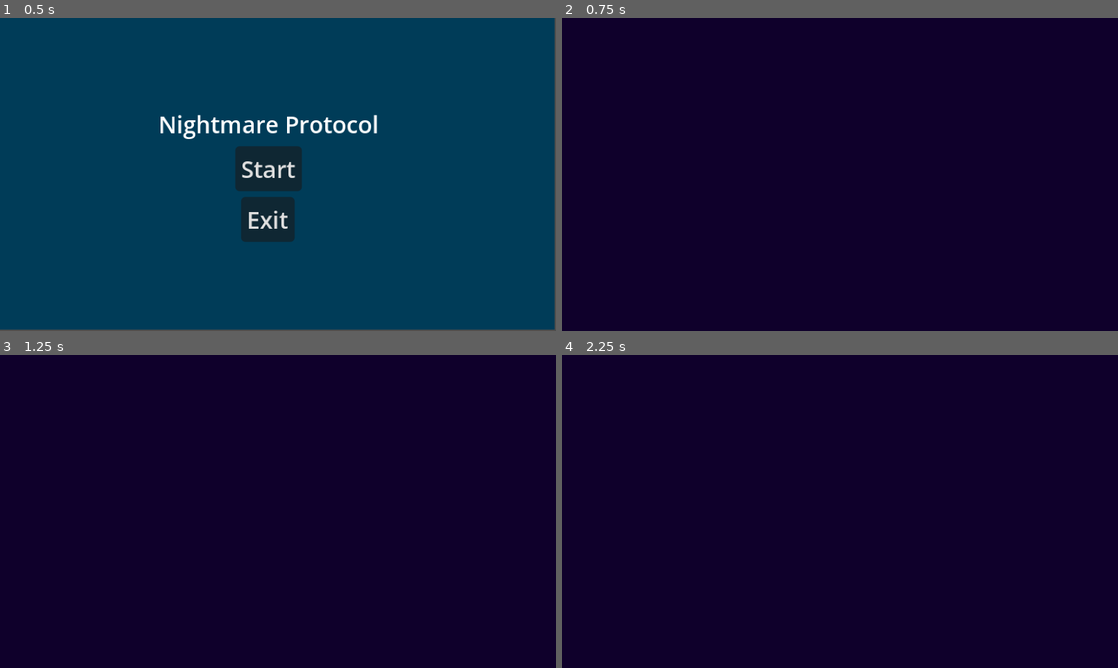
Above: before the commit, frames 1-4 (two rows, left to right).
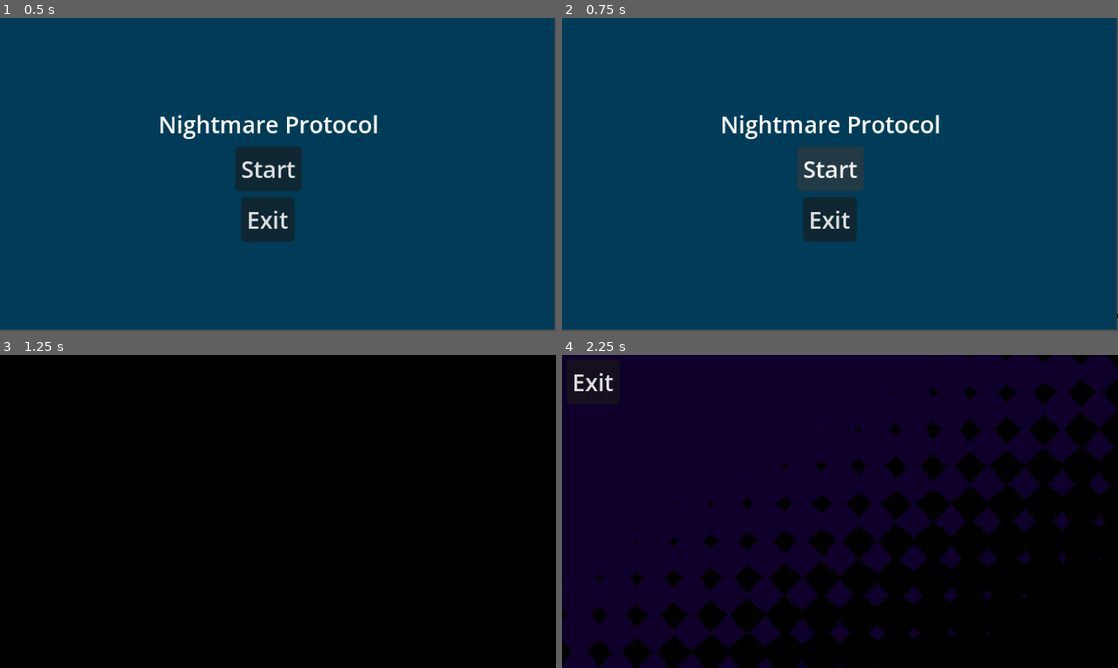
Above: after the commit, the same moments.

Repository: Chebrbober/nightmare-protocol
Game: Godot game, scene res://scenes/main_menu.tscn
Two runs of this game, one before a commit and one after it. Both use one fixed random seed, a clock stepped at 60 frames per second and the inputs below.
Inputs (mouse positions are in pixels of both pictures, inside the frame that each line leads up to):
- Up to frame 1 (0.5 s): no input
- Up to frame 2 (0.75 s): click "Start" at 0.5 s
- Up to frame 3 (1.25 s): no input
- Up to frame 4 (2.25 s): click (828, 505) at 1.25 s, where only the run after the commit has a clickable "Start"; tap Enter at 2 s

Frame 1 is identical in both runs. In frame 2, 100% of the frame differs, in the area x 0-100%, y 0-100%; in frame 3, 100%; in frame 4, 37%.

Commit message:
Add scene manager with shader transition. Add game scene with exit button

Diff:
--- a/project.godot
+++ b/project.godot
@@ -13,7 +13,10 @@
 config/name="Nightmare Protocol"
 run/main_scene="uid://bp1h6blk4xqvd"
 config/features=PackedStringArray("4.6", "Forward Plus")
-config/icon="res://icon.svg"
+
+[autoload]
+
+scene_manager="*uid://bav5qadn7jau"
 
 [display]
 
--- a/scenes/game.tscn
+++ b/scenes/game.tscn
@@ -1,11 +1,44 @@
 [gd_scene format=3 uid="uid://c0awy1wjbsw60"]
+
+[ext_resource type="Script" uid="uid://kqcvrhntbqac" path="res://scripts/game.gd" id="1_uwrxv"]
 
 [sub_resource type="CanvasTexture" id="CanvasTexture_8cj0n"]
 
-[node name="Game" type="Node2D" unique_id=755915402]
+[node name="Game" type="Control" unique_id=1964283767]
+layout_mode = 3
+anchors_preset = 15
+anchor_right = 1.0
+anchor_bottom = 1.0
+grow_horizontal = 2
+grow_vertical = 2
+script = ExtResource("1_uwrxv")
 
 [node name="TextureRect" type="TextureRect" parent="." unique_id=1469479735]
 modulate = Color(0.05882353, 0, 0.16862746, 1)
-offset_right = 384.0
-offset_bottom = 216.0
+layout_mode = 1
+anchors_preset = 15
+anchor_right = 1.0
+anchor_bottom = 1.0
+grow_horizontal = 2
+grow_vertical = 2
 texture = SubResource("CanvasTexture_8cj0n")
+
+[node name="MarginContainer" type="MarginContainer" parent="." unique_id=374527495]
+layout_mode = 1
+anchors_preset = 15
+anchor_right = 1.0
+anchor_bottom = 1.0
+grow_horizontal = 2
+grow_vertical = 2
+theme_override_constants/margin_left = 3
+theme_override_constants/margin_top = 3
+theme_override_constants/margin_right = 3
+theme_override_constants/margin_bottom = 3
+
+[node name="Button" type="Button" parent="MarginContainer" unique_id=1011461480]
+layout_mode = 2
+size_flags_horizontal = 0
+size_flags_vertical = 0
+text = "Exit"
+
+[connection signal="pressed" from="MarginContainer/Button" to="." method="_on_button_pressed"]
--- a/scenes/main_menu.tscn
+++ b/scenes/main_menu.tscn
@@ -3,7 +3,6 @@
 [ext_resource type="Script" uid="uid://l67i2tf1e6ox" path="res://scripts/main_menu.gd" id="1_l6cm7"]
 
 [sub_resource type="CanvasTexture" id="CanvasTexture_vue75"]
-specular_color = Color(0.5372549, 0.50980395, 0.19607843, 1)
 
 [node name="MainMenu" type="Control" unique_id=1652696058]
 layout_mode = 3
@@ -12,6 +11,7 @@
 anchor_bottom = 1.0
 grow_horizontal = 2
 grow_vertical = 2
+mouse_filter = 2
 script = ExtResource("1_l6cm7")
 
 [node name="Parallax2D" type="Parallax2D" parent="." unique_id=1068280625]
@@ -35,6 +35,7 @@
 offset_bottom = 23.5
 grow_horizontal = 2
 grow_vertical = 2
+mouse_filter = 2
 
 [node name="Title" type="Label" parent="VBoxContainer" unique_id=1248760650]
 layout_mode = 2
@@ -43,6 +44,7 @@
 [node name="Play" type="Button" parent="VBoxContainer" unique_id=1400133893]
 layout_mode = 2
 size_flags_horizontal = 4
+mouse_default_cursor_shape = 2
 text = "Start"
 
 [node name="Exit" type="Button" parent="VBoxContainer" unique_id=1277351685]
--- /dev/null
+++ b/scenes/scene_manager.tscn
@@ -0,0 +1,116 @@
+[gd_scene format=3 uid="uid://bav5qadn7jau"]
+
+[ext_resource type="Script" uid="uid://devbyi245a1i0" path="res://scripts/scene_manager.gd" id="1_we8k5"]
+[ext_resource type="Shader" uid="uid://budrda6nsixni" path="res://scripts/fade.gdshader" id="2_65mdo"]
+
+[sub_resource type="ShaderMaterial" id="ShaderMaterial_b81s6"]
+shader = ExtResource("2_65mdo")
+shader_parameter/progress = 0.0
+shader_parameter/reverse = true
+shader_parameter/numberOfTiles = Vector2(15, 8.4375)
+shader_parameter/pixelsPrTile = Vector2(16, 16)
+
+[sub_resource type="Animation" id="Animation_we8k5"]
+length = 0.001
+tracks/0/type = "value"
+tracks/0/imported = false
+tracks/0/enabled = true
+tracks/0/path = NodePath("TransitionColor:material:shader")
+tracks/0/interp = 1
+tracks/0/loop_wrap = true
+tracks/0/keys = {
+"times": PackedFloat32Array(0),
+"transitions": PackedFloat32Array(1),
+"update": 1,
+"values": [ExtResource("2_65mdo")]
+}
+tracks/1/type = "value"
+tracks/1/imported = false
+tracks/1/enabled = true
+tracks/1/path = NodePath("TransitionColor:material:shader_parameter/progress")
+tracks/1/interp = 1
+tracks/1/loop_wrap = true
+tracks/1/keys = {
+"times": PackedFloat32Array(0),
+"transitions": PackedFloat32Array(1),
+"update": 0,
+"values": [0.0]
+}
+tracks/2/type = "value"
+tracks/2/imported = false
+tracks/2/enabled = true
+tracks/2/path = NodePath("TransitionColor:modulate")
+tracks/2/interp = 1
+tracks/2/loop_wrap = true
+tracks/2/keys = {
+"times": PackedFloat32Array(0),
+"transitions": PackedFloat32Array(1),
+"update": 0,
+"values": [Color(1, 1, 1, 0)]
+}
+
+[sub_resource type="Animation" id="Animation_65mdo"]
+resource_name = "transition"
+step = 1.0
+tracks/0/type = "value"
+tracks/0/imported = false
+tracks/0/enabled = true
+tracks/0/path = NodePath("TransitionColor:material:shader")
+tracks/0/interp = 1
+tracks/0/loop_wrap = true
+tracks/0/keys = {
+"times": PackedFloat32Array(0),
+"transitions": PackedFloat32Array(1),
+"update": 1,
+"values": [ExtResource("2_65mdo")]
+}
+tracks/1/type = "value"
+tracks/1/imported = false
+tracks/1/enabled = true
+tracks/1/path = NodePath("TransitionColor:material:shader_parameter/progress")
+tracks/1/interp = 1
+tracks/1/loop_wrap = true
+tracks/1/keys = {
+"times": PackedFloat32Array(0, 0.6),
+"transitions": PackedFloat32Array(1, 1),
+"update": 0,
+"values": [1.0, 0.0]
+}
+tracks/2/type = "value"
+tracks/2/imported = false
+tracks/2/enabled = true
+tracks/2/path = NodePath("TransitionColor:modulate")
+tracks/2/interp = 0
+tracks/2/loop_wrap = true
+tracks/2/keys = {
+"times": PackedFloat32Array(0),
+"transitions": PackedFloat32Array(1),
+"update": 0,
+"values": [Color(1, 1, 1, 1)]
+}
+
+[sub_resource type="AnimationLibrary" id="AnimationLibrary_b81s6"]
+_data = {
+&"RESET": SubResource("Animation_we8k5"),
+&"transition": SubResource("Animation_65mdo")
+}
+
+[node name="SceneManager" type="CanvasLayer" unique_id=616340019]
+process_mode = 3
+layer = 4
+script = ExtResource("1_we8k5")
+
+[node name="TransitionColor" type="ColorRect" parent="." unique_id=650511378]
+modulate = Color(1, 1, 1, 0)
+top_level = true
+material = SubResource("ShaderMaterial_b81s6")
+anchors_preset = 15
+anchor_right = 1.0
+anchor_bottom = 1.0
+grow_horizontal = 2
+grow_vertical = 2
+mouse_filter = 2
+color = Color(0, 0, 0, 1)
+
+[node name="TransitionAnimation" type="AnimationPlayer" parent="." unique_id=1494729328]
+libraries/ = SubResource("AnimationLibrary_b81s6")
--- /dev/null
+++ b/scripts/fade.gdshader
@@ -0,0 +1,22 @@
+shader_type canvas_item;
+
+uniform float progress: hint_range(0.0, 1.0);
+uniform bool reverse = true;
+uniform vec2 numberOfTiles = vec2(15, 8.4375);
+uniform vec2 pixelsPrTile = vec2(8,8);
+
+void fragment() {
+	vec2 positionInSquare = UV * numberOfTiles;
+	vec2 pixelPosition = round(positionInSquare * pixelsPrTile);
+	vec2 frac = fract(pixelPosition / pixelsPrTile);
+	vec2 direction = abs(frac - 0.5);
+
+	if(direction.x + direction.y + UV.x + UV.y >= progress * 4.0) {
+		if(!reverse){
+			discard;
+		}
+	}
+	else if(reverse){
+		discard;
+	}
+}
--- /dev/null
+++ b/scripts/game.gd
@@ -0,0 +1,15 @@
+extends Control
+
+
+# Called when the node enters the scene tree for the first time.
+func _ready() -> void:
+	pass # Replace with function body.
+
+
+# Called every frame. 'delta' is the elapsed time since the previous frame.
+func _process(delta: float) -> void:
+	pass
+
+
+func _on_button_pressed() -> void:
+	scene_manager._change_scene(self, "main_menu")
--- a/scripts/main_menu.gd
+++ b/scripts/main_menu.gd
@@ -13,4 +13,4 @@
 	get_tree().quit()
 
 func _on_play_pressed() -> void:
-	get_tree().change_scene_to_file("res://scenes/game.tscn")
+	scene_manager._change_scene(self, "game")
--- /dev/null
+++ b/scripts/scene_manager.gd
@@ -0,0 +1,21 @@
+class_name SceneManager
+extends CanvasLayer
+
+@onready var animation: AnimationPlayer = $TransitionAnimation
+
+var last_scene
+var scene_dir_path: String = "res://scenes/"
+
+func _ready() -> void:
+	hide()
+
+func _change_scene(from, to_scene: String) -> void:
+	last_scene = from
+	var full_path = scene_dir_path + to_scene + ".tscn"
+	show()
+	animation.play("transition")
+	await animation.animation_finished
+	from.get_tree().call_deferred("change_scene_to_file", full_path)
+	animation.play_backwards("transition")
+	await animation.animation_finished
+	hide()
Not shown, added: scripts/fade.gdshader.uid
Not shown, added: scripts/game.gd.uid
Not shown, added: scripts/scene_manager.gd.uid
